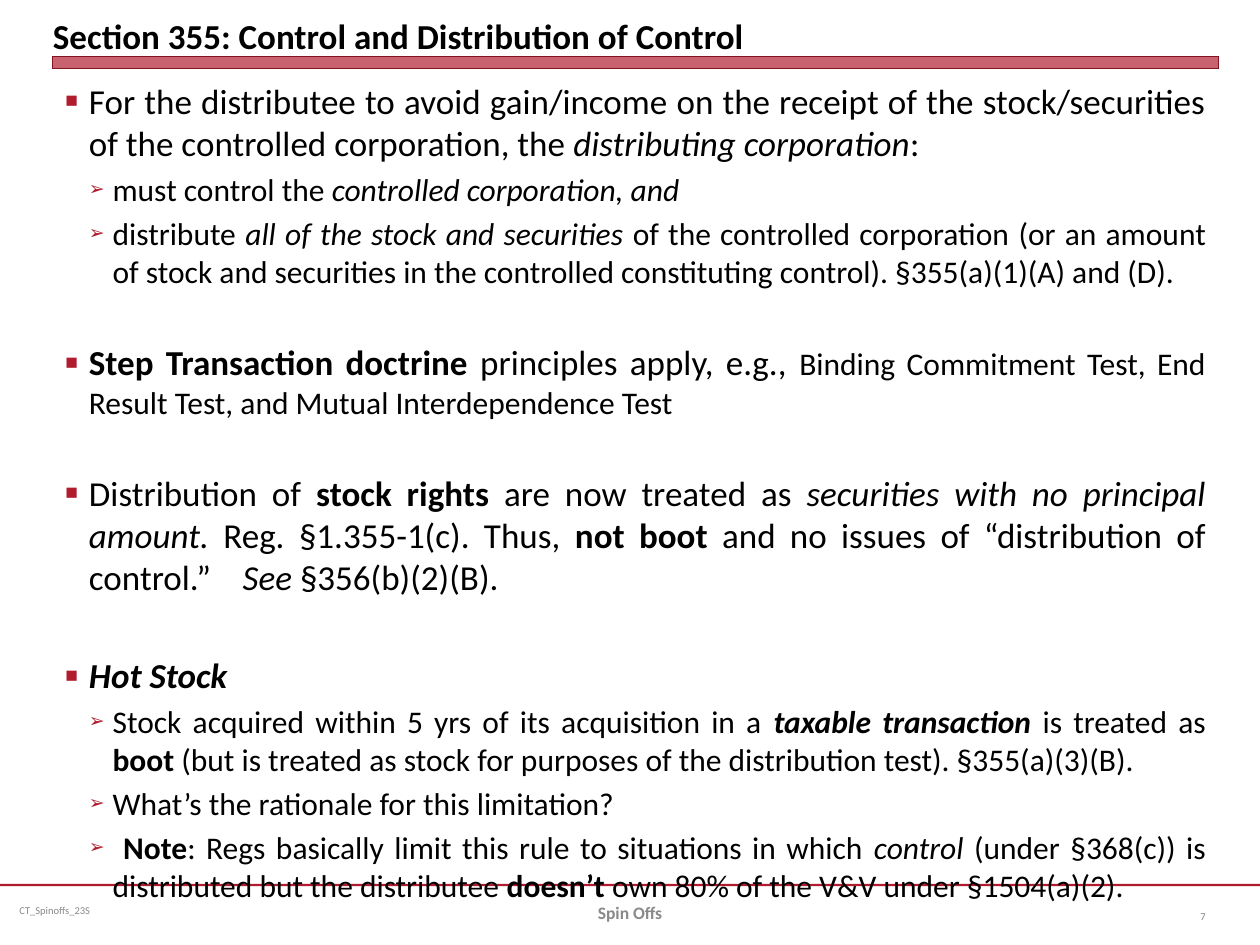
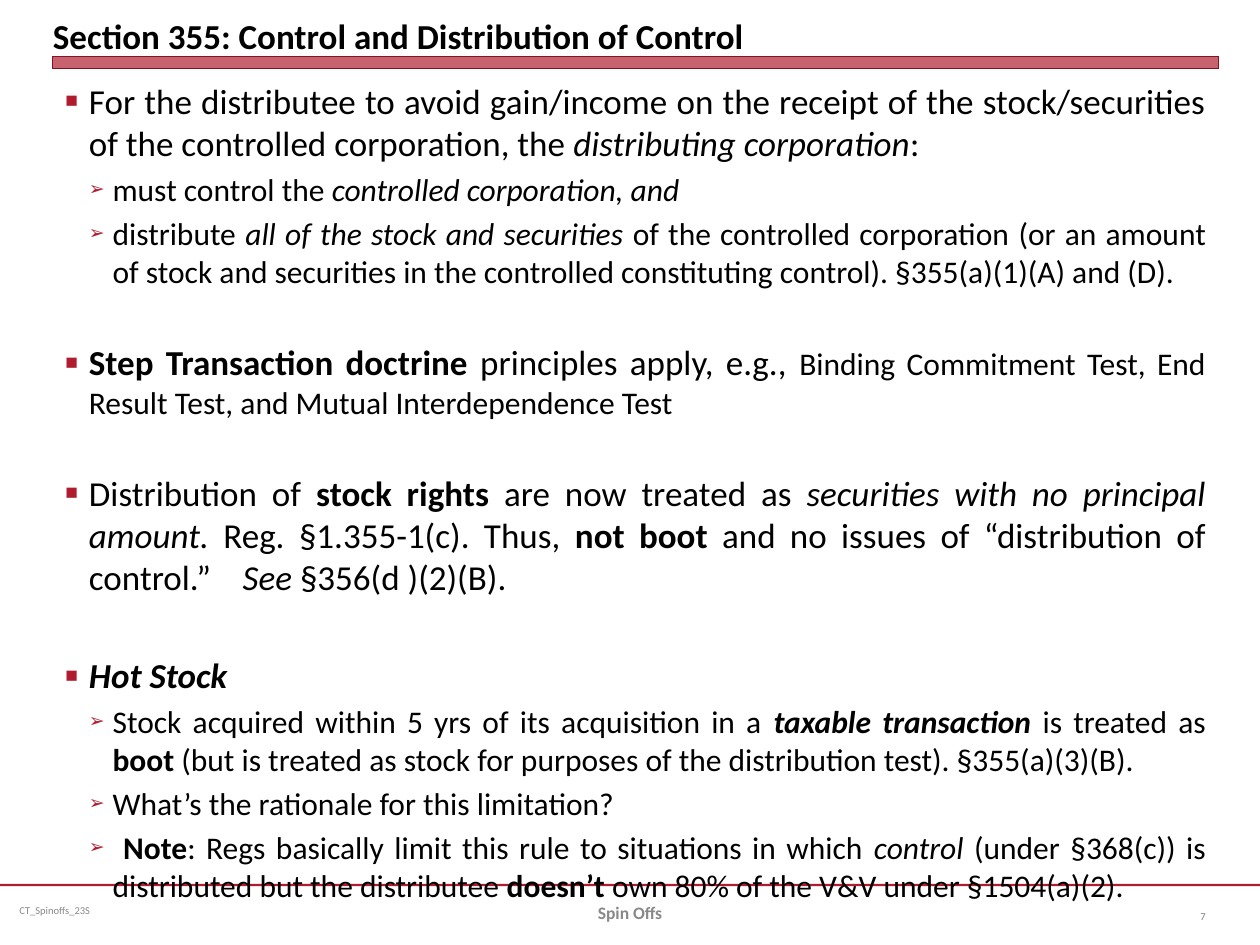
Before and after one commit to jmc877/Corporate-Tax, a slide deck: slide 7 of slides/CT_Ch12_Spinoffs_23S.pptx. Drawn at 1260x945 pixels with LibreOffice and Linux fonts; fonts in the diff are those of the drawing. Boxes give left, top, right and bottom in pixels: in the first picture for what was removed or moved away, otherwise in the second. Text is boxed around its words. In the diff, an @@ line names an element or a change of style, - is before the commit and + after.

```diff
--- a/slides/CT_Ch12_Spinoffs_23S.pptx
+++ b/slides/CT_Ch12_Spinoffs_23S.pptx
@@ text at <box>89,481,1206,595</box>: text changed @@
-■ Distribution of stock rights are now treated as securities with no principal amount. Reg. §1.355-1(c). Thus, not boot and no issues of “distribution of control.” See §356(b)(2)(B).
+■ Distribution of stock rights are now treated as securities with no principal amount. Reg. §1.355-1(c). Thus, not boot and no issues of “distribution of control.” See §356(d )(2)(B).
```
